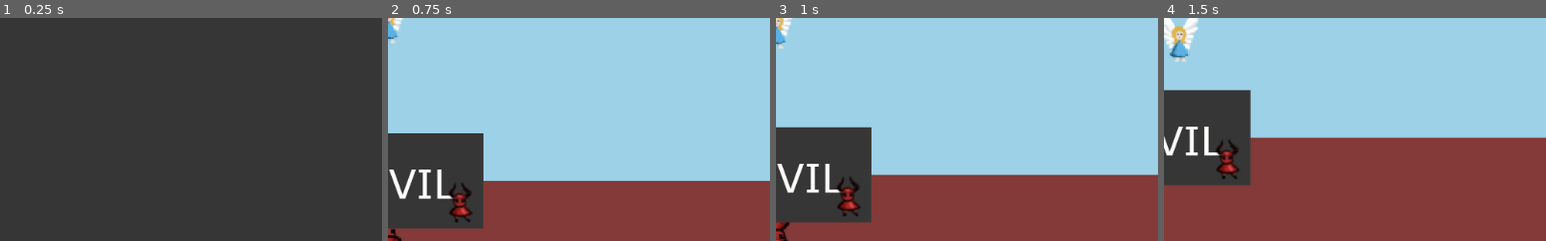
Above: before the commit, frames 1-4 (left to right).
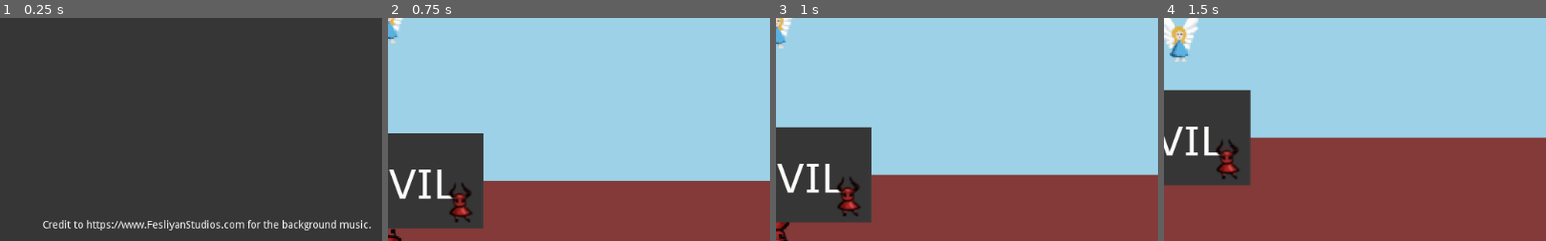
Above: after the commit, the same moments.

Repository: ang-vil/angvil
Game: Godot game, scene res://scenes/menu.tscn
Two runs of this game, one before a commit and one after it. Both use one fixed random seed, a clock stepped at 60 frames per second and the inputs below.
Inputs (mouse positions are % of the whole screen's width and height, from its top left):
- Up to frame 1 (0.25 s): no input
- Up to frame 2 (0.75 s): click "run game" at 0.5 s
- Up to frame 3 (1 s): no input
- Up to frame 4 (1.5 s): tap Enter at 1.25 s; move the mouse to (72, 45) at 1.27 s; hold Right (key_right) from 1.28 s (still down); click (72, 45) at 1.42 s
The pictures show only the part of the screen within x 50-100%, y 50-100%; the shares and areas given below are measured in that part.

The runs differ from the first frame. In frame 1, 1.6% of the frame differs, in the area x 11-98%, y 90-96%; in frame 2, nothing differs; in frame 3, nothing differs; in frame 4, nothing differs.

Commit message:
add background sounds and credits

Diff:
--- a/scenes/Level.tscn
+++ b/scenes/Level.tscn
@@ -6,6 +6,7 @@
 [ext_resource path="res://scripts/devil.gd" type="Script" id=4]
 [ext_resource path="res://assets/Angvil_logo.png" type="Texture" id=5]
 [ext_resource path="res://assets/sounds/jump_01.wav" type="AudioStream" id=6]
+[ext_resource path="res://assets/sounds/slow-2021-08-30_-_Boss_Time_-_www.FesliyanStudios.com.mp3" type="AudioStream" id=7]
 
 [sub_resource type="RectangleShape2D" id=1]
 extents = Vector2( 14, 16 )
@@ -88,3 +89,7 @@
 
 [node name="logosprite" type="Sprite" parent="."]
 texture = ExtResource( 5 )
+
+[node name="AudioStreamPlayer" type="AudioStreamPlayer" parent="."]
+stream = ExtResource( 7 )
+autoplay = true
--- a/scenes/menu.tscn
+++ b/scenes/menu.tscn
@@ -6,6 +6,7 @@
 [ext_resource path="res://scripts/background_left.gd" type="Script" id=4]
 [ext_resource path="res://scripts/background_right.gd" type="Script" id=5]
 [ext_resource path="res://assets/fonts/share-tech-mono/ShareTechMono-Regular.ttf" type="DynamicFontData" id=6]
+[ext_resource path="res://assets/sounds/2019-01-02_-_8_Bit_Menu_-_David_Renda_-_FesliyanStudios.com.mp3" type="AudioStream" id=7]
 
 [sub_resource type="DynamicFont" id=1]
 size = 32
@@ -134,6 +135,20 @@
 focus_neighbour_bottom = NodePath("../OptionsButton")
 text = "leave game"
 
+[node name="AudioStreamPlayer" type="AudioStreamPlayer" parent="."]
+stream = ExtResource( 7 )
+autoplay = true
+
+[node name="RichTextLabel" type="RichTextLabel" parent="."]
+margin_left = 569.0
+margin_top = 572.0
+margin_right = 1013.0
+margin_bottom = 588.0
+text = "Credit to https://www.FesliyanStudios.com for the background music."
+__meta__ = {
+"_edit_use_anchors_": false
+}
+
 [connection signal="pressed" from="VBoxContainer/FullscreenCheckBox" to="." method="_on_FullscreenCheckBox_pressed"]
 [connection signal="pressed" from="VBoxContainer/OptionsButton" to="." method="_on_OptionsButton_pressed"]
 [connection signal="pressed" from="VBoxContainer/StartButton" to="." method="_on_StartButton_pressed"]
Not shown, added: assets/sounds/2019-01-02_-_8_Bit_Menu_-_David_Renda_-_FesliyanStudios.com.mp3.import
Not shown, added: assets/sounds/slow-2021-08-30_-_Boss_Time_-_www.FesliyanStudios.com.mp3.import
Not shown: 1 places in scenes/Level.tscn that only renumber resources
Not shown: 1 places in scenes/menu.tscn that only renumber resources
Not shown, added: assets/sounds/2019-01-02_-_8_Bit_Menu_-_David_Renda_-_FesliyanStudios.com.mp3
Not shown, added: assets/sounds/slow-2021-08-30_-_Boss_Time_-_www.FesliyanStudios.com.mp3
